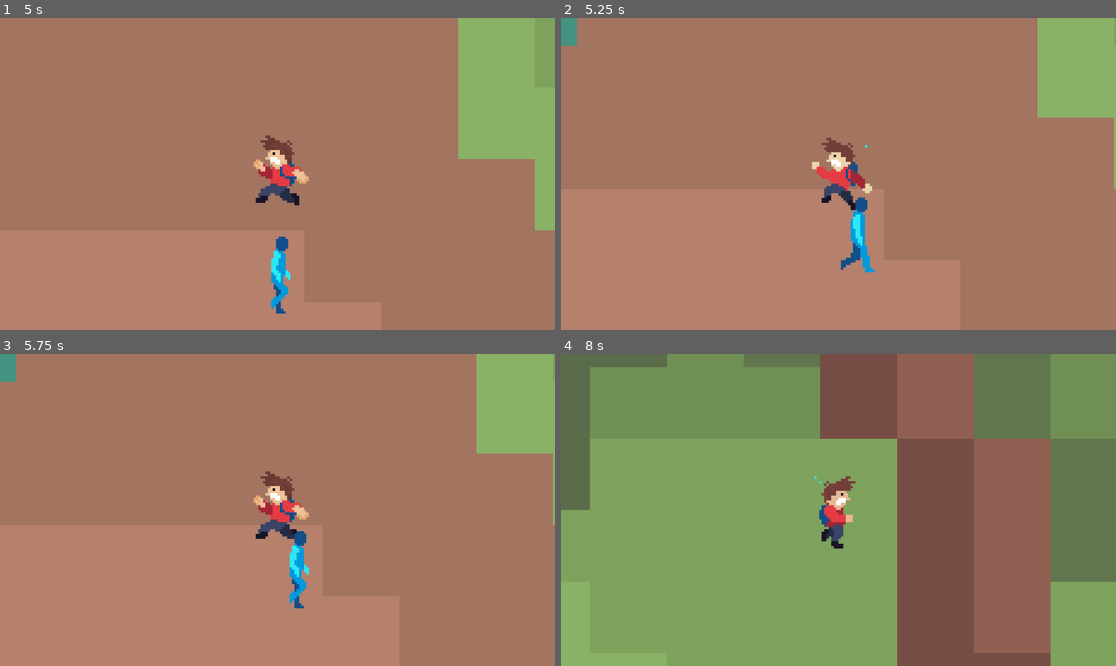
Above: before the commit, frames 1-4 (two rows, left to right).
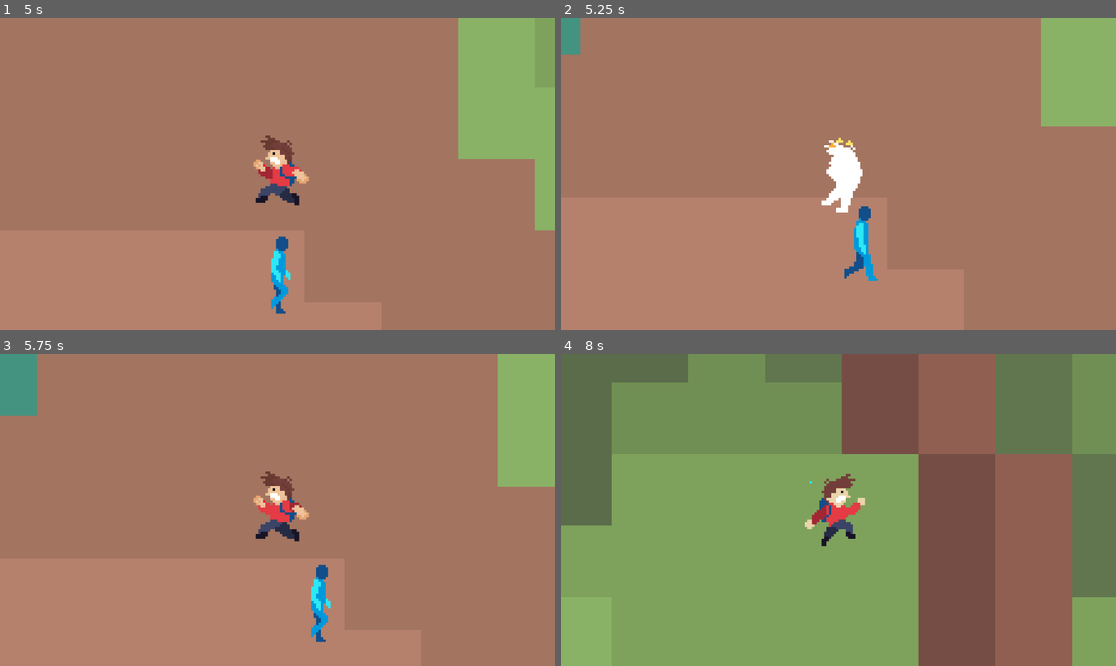
Above: after the commit, the same moments.

Repository: kaojb-bass/UWAGameJam2
Game: Godot game, scene res://Scenes/game.tscn
The game is run twice, just before and just after one commit, with the same random seed, the same clock (stepped at 60 frames per second) and the same inputs. This scene is started directly instead of the project's main scene. The engine's default icon, where the game draws it, is replaced by a stand-in: a white triangle on a blue panel in a dark square.
Inputs:
- Up to frame 1 (5 s): hold D (Right) 0.53-1.28 s; hold S (Down) 1.28-2.03 s; hold D (Right) 2.03-2.78 s; hold W (Up) 2.78-3.53 s; hold A (Left) from 3.53 s (still down)
- Up to frame 2 (5.25 s): release A (Left) at 5.03 s; hold S (Down) from 5.03 s (still down)
- Up to frame 3 (5.75 s): keep holding S (Down)
- Up to frame 4 (8 s): release S (Down) at 5.78 s; hold D (Right) 5.78-6.53 s; hold W (Up) 6.53-7.28 s; hold D (Right) from 7.28 s (still down)

Frame 1 is identical in both runs. In frame 2, 2.8% of the frame differs, in the area x 0-100%, y 0-85%; in frame 3, 4.7%; in frame 4, 19%, in the area x 0-100%, y 0-100%.

Commit message:
Added player stun when colliding with NPC
Player now gets stunned and pushed back when touching NPC

Diff:
--- a/Scenes/npc.tscn
+++ b/Scenes/npc.tscn
@@ -56,7 +56,9 @@
 
 [node name="NPC" type="Node2D"]
 
-[node name="CharacterBody2D" type="CharacterBody2D" parent="."]
+[node name="CharacterBody2D" type="CharacterBody2D" parent="." groups=["NPC"]]
+collision_layer = 4
+collision_mask = 3
 
 [node name="CollisionShape2D" type="CollisionShape2D" parent="CharacterBody2D"]
 shape = SubResource("RectangleShape2D_b0k6i")
--- a/Scenes/player.tscn
+++ b/Scenes/player.tscn
@@ -1,10 +1,12 @@
-[gd_scene load_steps=22 format=3 uid="uid://cfxislu0imur8"]
+[gd_scene load_steps=21 format=3 uid="uid://cfxislu0imur8"]
 
 [ext_resource type="Script" uid="uid://50ldfrr2qpim" path="res://Scenes/player_movement.gd" id="1_cvnsp"]
-[ext_resource type="Texture2D" uid="uid://xqufmjg1xhkt" path="res://icon.svg" id="1_v0iea"]
 [ext_resource type="Texture2D" uid="uid://cvsalm06ufcsr" path="res://Assets/idle.png" id="3_vgqql"]
 [ext_resource type="Texture2D" uid="uid://craohuarnmkw2" path="res://Assets/run cycle-Sheet.png" id="4_vgqql"]
 [ext_resource type="Texture2D" uid="uid://26blt4ifgpew" path="res://Assets/stun.png" id="5_fkybt"]
+
+[sub_resource type="CircleShape2D" id="CircleShape2D_cvnsp"]
+radius = 9.76
 
 [sub_resource type="AtlasTexture" id="AtlasTexture_vgqql"]
 atlas = ExtResource("3_vgqql")
@@ -119,28 +121,35 @@
 }],
 "loop": true,
 "name": &"stun",
-"speed": 7.0
+"speed": 10.0
 }]
 
-[sub_resource type="CircleShape2D" id="CircleShape2D_cvnsp"]
-radius = 9.76
-
 [node name="player" type="CharacterBody2D"]
+collision_mask = 2
 motion_mode = 1
 up_direction = Vector2(0.26455313, -0.96437114)
 script = ExtResource("1_cvnsp")
 movement_speed = 150.0
 
-[node name="Sprite2D" type="Sprite2D" parent="."]
-visible = false
-texture = ExtResource("1_v0iea")
+[node name="WallFloorCollisions" type="CollisionShape2D" parent="."]
+position = Vector2(0, 5)
+shape = SubResource("CircleShape2D_cvnsp")
 
 [node name="AnimatedSprite2D" type="AnimatedSprite2D" parent="."]
 sprite_frames = SubResource("SpriteFrames_vgqql")
 animation = &"stun"
 autoplay = "idle"
-frame_progress = 0.91359264
+frame_progress = 0.3785366
 
-[node name="CollisionShape2D" type="CollisionShape2D" parent="."]
+[node name="Area2D" type="Area2D" parent="."]
+collision_mask = 4
+
+[node name="CollisionShape2D" type="CollisionShape2D" parent="Area2D"]
 position = Vector2(0, 5)
 shape = SubResource("CircleShape2D_cvnsp")
+
+[node name="StunTimer" type="Timer" parent="."]
+wait_time = 0.5
+
+[connection signal="body_entered" from="Area2D" to="." method="_on_area_2d_body_entered"]
+[connection signal="timeout" from="StunTimer" to="." method="_on_stun_timer_timeout"]
--- a/Scenes/player_movement.gd
+++ b/Scenes/player_movement.gd
@@ -1,23 +1,42 @@
 extends CharacterBody2D
 
 @onready var animated_sprite = $AnimatedSprite2D
+@onready var stun_timer = $StunTimer
 
 # Called when the node enters the scene tree for the first time.
 func _ready() -> void:
 	pass # Replace with function body.
 
-
-# Called every frame. 'delta' is the elapsed time since the previous frame.
-func _prsocess(delta: float) -> void:
-	pass
-
 @export var movement_speed : float = 500
 var character_direction : Vector2
 
-func _physics_process(delta):
+@export var stun_duration : int = 0.5
+@export var stun_velocity : float = 50.0
+var is_stunned : bool = false
+var stun_direction : Vector2
+
+func apply_knockback() -> void:
+	pass
+
+func stun() -> void:
+	if is_stunned:
+		return
+
+	is_stunned = true
+	stun_timer.wait_time = stun_duration
+	stun_timer.start()
+	animated_sprite.play("stun")
+
+func _physics_process(delta: float) -> void:
+	if is_stunned:
+		velocity = stun_direction * stun_velocity
+		move_and_slide()
+		return
+
 	character_direction.x = Input.get_axis("Left", "Right")
 	character_direction.y = Input.get_axis("Up", "Down")
 	character_direction = character_direction.normalized()
+
 	if character_direction.x > 0: animated_sprite.flip_h = false
 	elif character_direction.x < 0: animated_sprite.flip_h = true
 
@@ -29,3 +48,14 @@
 		animated_sprite.play("idle")
 
 	move_and_slide()
+
+
+func _on_area_2d_body_entered(body: Node2D) -> void:
+	if body.is_in_group("NPC"):
+		# Calculates reverse direction from collision
+		stun_direction = -(body.global_position - global_position).normalized()
+		stun()
+
+
+func _on_stun_timer_timeout() -> void:
+	is_stunned = false
--- a/project.godot
+++ b/project.godot
@@ -42,6 +42,12 @@
 ]
 }
 
+[layer_names]
+
+2d_physics/layer_1="Player"
+2d_physics/layer_2="Environment"
+2d_physics/layer_3="NPCs"
+
 [rendering]
 
 textures/canvas_textures/default_texture_filter=0
